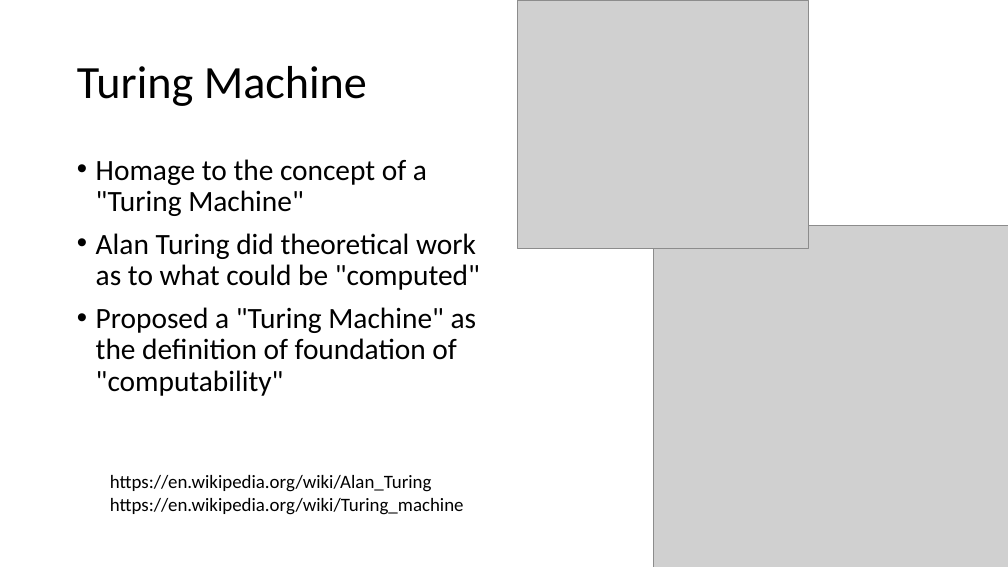
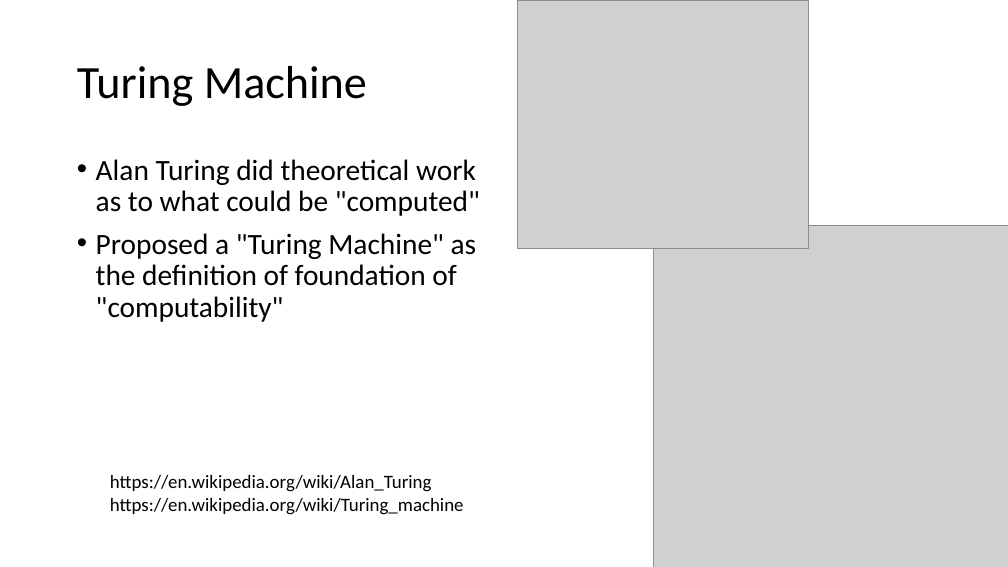
Before and after one commit to csev/ca4e, a slide deck: slide 3 of lectures/10-Software.pptx. Drawn at 1008x567 pixels with LibreOffice and Linux fonts; fonts in the diff are those of the drawing; grey boxes stand for pictures. Boxes give left, top, right and bottom in pixels: in the first picture for what was removed or moved away, otherwise in the second. Text is boxed around its words. In the diff, an @@ line names an element or a change of style, - is before the commit and + after.

```diff
--- a/lectures/10-Software.pptx
+++ b/lectures/10-Software.pptx
@@ text at (x1=96, y1=159, x2=427, y2=216): paragraph removed @@
-• Homage to the concept of a "Turing Machine"
```
Also in this commit, not shown: 1 other slide changed, 1 slide added, 1 slide removed, 1 other file.
